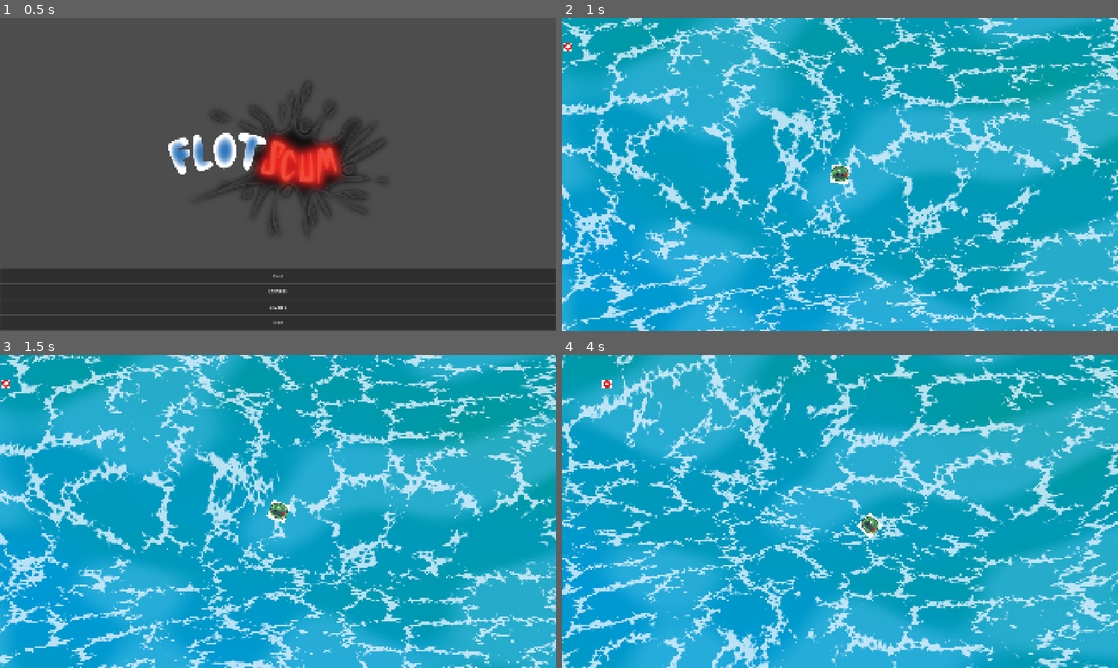
Above: before the commit, frames 1-4 (two rows, left to right).
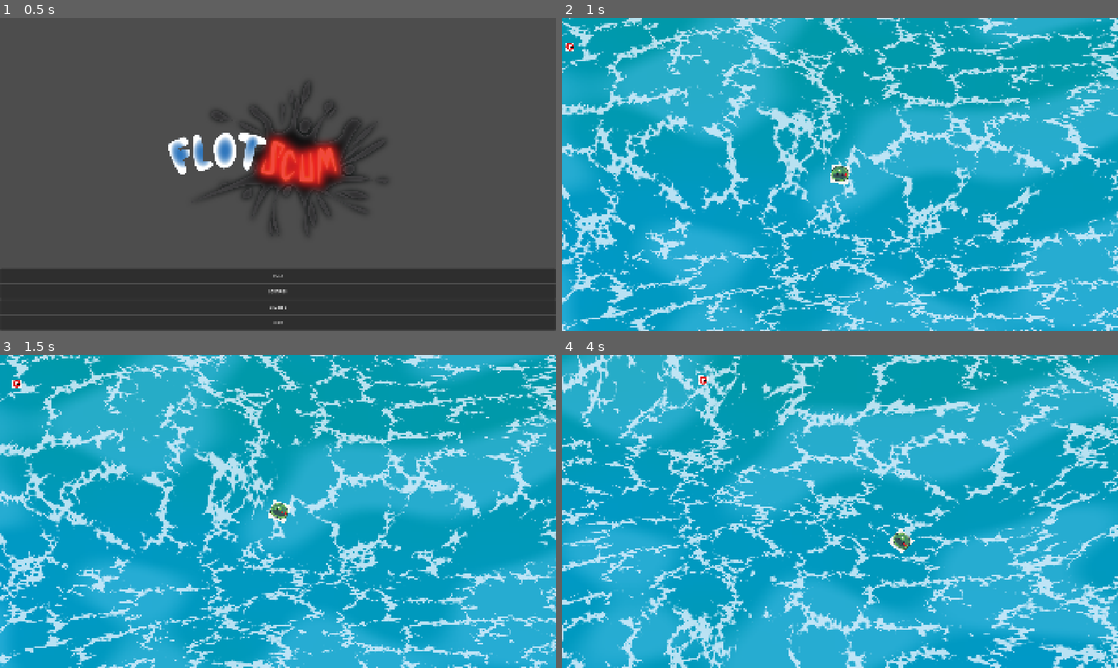
Above: after the commit, the same moments.

Repository: Of-Machines-and-Men/flotscum
Game: Godot game, scene res://scenes/levels/UI/main_menu.tscn
Same seed, same stepped clock (60 frames per second), same inputs: the game is played once before the commit and once after it.
Inputs (mouse positions are in pixels of both pictures, inside the frame that each line leads up to):
- Up to frame 1 (0.5 s): no input
- Up to frame 2 (1 s): click "PLAY" at 0.5 s
- Up to frame 3 (1.5 s): move the mouse to (400, 495) at 1.27 s; hold D (moveright) from 1.28 s (still down)
- Up to frame 4 (4 s): move the mouse to (728, 527) at 2.02 s; release D (moveright) at 2.03 s; hold S (movedown) 2.03-2.78 s; move the mouse to (895, 442) at 2.77 s; hold D (moveright) 2.78-3.53 s; move the mouse to (812, 574) at 3.52 s; hold W (moveup) from 3.53 s (still down)

Frame 1 is identical in both runs. In frame 2, less than 0.1% of the frame differs, in the area x 0-3%, y 8-11%; in frame 3, 11%; in frame 4, 55%, in the area x 0-100%, y 0-100%.

Commit message:
fix faction systems, regenerate resources

Diff:
--- a/project.godot
+++ b/project.godot
@@ -20,6 +20,7 @@
 
 OceanCurrentManager="*uid://bguiqbwwi2c5b"
 EntityAttachmentManager="*uid://cr8gvyh1janjf"
+FactionManager="*uid://dsbgyf8pd7nv3"
 
 [display]
 
--- a/scenes/entities/base/entity.gd
+++ b/scenes/entities/base/entity.gd
@@ -8,7 +8,7 @@
 @export var base_min_range: float = 0.0
 @export var base_max_range: float = 0.0
 
-@export var faction: Faction
+@export var faction: FactionManager.Faction = FactionManager.Faction.NEUTRAL
 @export var abilities: Array[Ability] = []
 @export var default_stance: Enums.Stance = Enums.Stance.PASSIVE
 @export var default_behaviour: Ability
@@ -37,6 +37,9 @@
 	gravity_scale = 0.0
 	if impact_zone:
 		impact_zone.body_entered.connect(_on_absorption_zone_overlap)
+	if perception_zone:
+		perception_zone.body_entered.connect(_on_perception_zone_entered)
+		perception_zone.body_exited.connect(_on_perception_zone_exited)
 
 func _physics_process(delta: float) -> void:
 	if is_attached:
@@ -67,9 +70,9 @@
 func _on_perception_zone_entered(perceived: Node) -> void:
 	if not perceived is Entity:
 		return
-	if perceived.faction in faction.predator_factions:
+	if FactionManager.is_predator(faction, perceived.faction):
 		_perceived_predators.append(perceived)
-	if perceived.faction in faction.prey_factions:
+	if FactionManager.is_prey(faction, perceived.faction):
 		_perceived_prey.append(perceived)
 	trigger_decision("perception_completed")
 
--- a/scenes/entities/collectible/Collectible.tscn
+++ b/scenes/entities/collectible/Collectible.tscn
@@ -1,7 +1,13 @@
 [gd_scene format=3 uid="uid://cbny8qdd0ylhb"]
 
 [ext_resource type="Script" uid="uid://cvoit73i6hn7e" path="res://scenes/entities/collectible/collectible.gd" id="1_xsriq"]
+[ext_resource type="Script" uid="uid://d12eyvoswutn1" path="res://scripts/gameplay/abilities/drift/drift_ability.gd" id="4_dlw0u"]
+
+[sub_resource type="Resource" id="Resource_y6370"]
+script = ExtResource("4_dlw0u")
+metadata/_custom_type_script = "uid://d12eyvoswutn1"
 
 [node name="Collectible" type="RigidBody2D" unique_id=107382803]
 script = ExtResource("1_xsriq")
+default_behaviour = SubResource("Resource_y6370")
 metadata/_custom_type_script = "uid://cdx4j041nqp46"
--- a/scenes/entities/collectible/structural/StructuralCollectible.tscn
+++ b/scenes/entities/collectible/structural/StructuralCollectible.tscn
@@ -2,6 +2,11 @@
 
 [ext_resource type="Script" uid="uid://bxenrbo7n42b5" path="res://scenes/entities/collectible/structural/structural_collectible.gd" id="1_3xq35"]
 [ext_resource type="Texture2D" uid="uid://dmy7v4d3g3w6a" path="res://assets/placeholders/collectible_good.png" id="2_um8dw"]
+[ext_resource type="Script" uid="uid://d12eyvoswutn1" path="res://scripts/gameplay/abilities/drift/drift_ability.gd" id="4_x1ypa"]
+
+[sub_resource type="Resource" id="Resource_24l6l"]
+script = ExtResource("4_x1ypa")
+metadata/_custom_type_script = "uid://d12eyvoswutn1"
 
 [sub_resource type="CircleShape2D" id="CircleShape2D_um8dw"]
 radius = 16.0
@@ -14,6 +19,7 @@
 entity_sprite = NodePath("Sprite2D")
 collider = NodePath("Collider")
 impact_zone = NodePath("ImpactZone")
+default_behaviour = SubResource("Resource_24l6l")
 metadata/_custom_type_script = "uid://cvoit73i6hn7e"
 
 [node name="Collider" type="CollisionShape2D" parent="." unique_id=1582658112]
--- a/scenes/entities/enemy/enemy.tscn
+++ b/scenes/entities/enemy/enemy.tscn
@@ -4,6 +4,7 @@
 
 [node name="Enemy" type="RigidBody2D" unique_id=1115726226]
 script = ExtResource("1_lw7nh")
+faction = 1
 absorber_priority = 1
 can_be_absorbed = false
 metadata/_custom_type_script = "uid://cdx4j041nqp46"
--- a/scenes/entities/enemy/rammer/rammer.tscn
+++ b/scenes/entities/enemy/rammer/rammer.tscn
@@ -7,12 +7,14 @@
 [ext_resource type="Script" uid="uid://dqfu66lggac2x" path="res://scripts/gameplay/abilities/ram/ram_ability.gd" id="4_xw88a"]
 [ext_resource type="Script" uid="uid://bjfgy0dqul657" path="res://scripts/gameplay/abilities/wander/wander_ability.gd" id="5_nasbk"]
 
-[sub_resource type="Resource" id="Resource_c0snj"]
+[sub_resource type="Resource" id="Resource_xw88a"]
 script = ExtResource("3_2m1kf")
+aggression = -1.0
 metadata/_custom_type_script = "uid://dyw2kaedstcm3"
 
-[sub_resource type="Resource" id="Resource_8nfyo"]
+[sub_resource type="Resource" id="Resource_nasbk"]
 script = ExtResource("4_xw88a")
+aggression = 1.0
 metadata/_custom_type_script = "uid://dqfu66lggac2x"
 
 [sub_resource type="Resource" id="Resource_vll25"]
@@ -23,7 +25,7 @@
 radius = 16.0
 
 [sub_resource type="CircleShape2D" id="CircleShape2D_k3n7j"]
-radius = 1024.0
+radius = 768.0
 
 [node name="Rammer" type="RigidBody2D" unique_id=2645434 node_paths=PackedStringArray("entity_sprite", "collider", "perception_zone")]
 script = ExtResource("1_k3n7j")
@@ -31,11 +33,11 @@
 collider = NodePath("CollisionShape2D")
 perception_zone = NodePath("PerceptionArea")
 base_max_range = 512.0
-abilities = Array[ExtResource("2_4ju6u")]([SubResource("Resource_c0snj"), SubResource("Resource_8nfyo")])
+faction = 1
+abilities = Array[ExtResource("2_4ju6u")]([SubResource("Resource_xw88a"), SubResource("Resource_nasbk")])
 default_stance = 0
 default_behaviour = SubResource("Resource_vll25")
-motor_force = 50.0
-motor_torque = 1000.0
+motor_torque = 500.0
 absorber_priority = 1
 can_be_absorbed = false
 metadata/_custom_type_script = "uid://b80r5gviyuvkm"
--- a/scenes/entities/player/player.tscn
+++ b/scenes/entities/player/player.tscn
@@ -20,7 +20,9 @@
 entity_sprite = NodePath("Sprite2D")
 collider = NodePath("CollisionShape2D")
 impact_zone = NodePath("ImpactZone")
+faction = 0
 default_behaviour = SubResource("Resource_nh4ur")
+motor_force = 250.0
 motor_torque = 500.0
 absorber_priority = 2
 can_be_absorbed = false
--- a/scenes/levels/game_world.tscn
+++ b/scenes/levels/game_world.tscn
@@ -61,16 +61,16 @@
 shader_parameter/current_b_speed = 0.10000000475
 shader_parameter/current_a_frequency = 0.2
 shader_parameter/current_b_frequency = 0.15
-shader_parameter/deep_parallax_multiplier = 0.2
+shader_parameter/deep_parallax_multiplier = 0.10000000475
 shader_parameter/time_scale = 0.05
 shader_parameter/deep_color_a = Color(0, 0.6, 1, 1)
 shader_parameter/deep_color_b = Color(0, 0.6, 0.5, 1)
-shader_parameter/wave_parallax_multiplier = 0.5
+shader_parameter/wave_parallax_multiplier = 0.50000002375
 shader_parameter/wave_scale = 1.0000000475
 shader_parameter/wave_strength = 0.5
 shader_parameter/wave_crest_color = Color(0.3, 0.75, 0.9, 1)
 shader_parameter/foam_parallax_multiplier = 1.0
-shader_parameter/foam_scale = 1.50000002375
+shader_parameter/foam_scale = 1.5
 shader_parameter/foam_noise_scale = 2.0
 shader_parameter/foam_threshold = 0.650000030875
 shader_parameter/foam_strength = 0.800000038
--- a/scripts/gameplay/abilities/drift/drift_ability.tres
+++ b/scripts/gameplay/abilities/drift/drift_ability.tres
@@ -1,8 +1,8 @@
-[gd_resource type="Resource" script_class="DriftAbility" format=3 uid="uid://bnakuscm2g67m"]
+[gd_resource type="Resource" script_class="DriftAbility" format=3 uid="uid://qa6tiuxvlpou"]
 
 [ext_resource type="Script" uid="uid://d12eyvoswutn1" path="res://scripts/gameplay/abilities/drift/drift_ability.gd" id="1_ogg2u"]
 
 [resource]
 resource_local_to_scene = true
 script = ExtResource("1_ogg2u")
-metadata/_custom_type_script = "uid://d3fo5tn0n6ld"
+metadata/_custom_type_script = "uid://d12eyvoswutn1"
--- a/scripts/gameplay/abilities/flee/flee_ability.tres
+++ b/scripts/gameplay/abilities/flee/flee_ability.tres
@@ -1,8 +1,9 @@
-[gd_resource type="Resource" script_class="DriftAbility" format=3 uid="uid://x2gqnlu4uxca"]
+[gd_resource type="Resource" script_class="FleeAbility" format=3 uid="uid://ccjh0dn2442ke"]
 
-[ext_resource type="Script" uid="uid://d12eyvoswutn1" path="res://scripts/gameplay/abilities/drift/drift_ability.gd" id="1_fpmqe"]
+[ext_resource type="Script" uid="uid://dyw2kaedstcm3" path="res://scripts/gameplay/abilities/flee/flee_ability.gd" id="1_fpmqe"]
 
 [resource]
+resource_local_to_scene = true
 script = ExtResource("1_fpmqe")
 aggression = -1.0
-metadata/_custom_type_script = "uid://d12eyvoswutn1"
+metadata/_custom_type_script = "uid://dyw2kaedstcm3"
--- a/scripts/gameplay/abilities/hold_distance/hold_distance_ability.tres
+++ b/scripts/gameplay/abilities/hold_distance/hold_distance_ability.tres
@@ -6,4 +6,4 @@
 resource_local_to_scene = true
 script = ExtResource("1_53713")
 aggression = 1.0
-metadata/_custom_type_script = "uid://d3fo5tn0n6ld"
+metadata/_custom_type_script = "uid://d0jn3alem50cn"
--- a/scripts/gameplay/abilities/orbit/orbit_ability.tres
+++ b/scripts/gameplay/abilities/orbit/orbit_ability.tres
@@ -6,4 +6,4 @@
 resource_local_to_scene = true
 script = ExtResource("1_s4yfn")
 aggression = 1.0
-metadata/_custom_type_script = "uid://d3fo5tn0n6ld"
+metadata/_custom_type_script = "uid://dlk0ayfkgc8tb"
--- a/scripts/gameplay/abilities/ram/ram_ability.gd
+++ b/scripts/gameplay/abilities/ram/ram_ability.gd
@@ -17,7 +17,7 @@
 		_ram_engaged = false
 		caller.turn_towards(direction)
 		caller.engage_engine(caller.motor_force)
-	elif not caller.is_facing(direction, 0.1) and not _ram_engaged:
+	elif not caller.is_facing(direction, 0.5) and not _ram_engaged:
 		caller.turn_towards(direction)
 	else:
 		caller.engage_engine(caller.motor_force * ram_speed_multiplier)
--- a/scripts/gameplay/abilities/ram/ram_ability.tres
+++ b/scripts/gameplay/abilities/ram/ram_ability.tres
@@ -6,4 +6,4 @@
 resource_local_to_scene = true
 script = ExtResource("1_ae2ky")
 aggression = 1.0
-metadata/_custom_type_script = "uid://d3fo5tn0n6ld"
+metadata/_custom_type_script = "uid://dqfu66lggac2x"
--- a/scripts/gameplay/abilities/wander/wander_ability.tres
+++ b/scripts/gameplay/abilities/wander/wander_ability.tres
@@ -1,8 +1,8 @@
-[gd_resource type="Resource" format=3 uid="uid://0sw4ad3bboec"]
+[gd_resource type="Resource" script_class="WanderAbility" format=3 uid="uid://bq2putlufqkaa"]
 
 [ext_resource type="Script" uid="uid://bjfgy0dqul657" path="res://scripts/gameplay/abilities/wander/wander_ability.gd" id="1_5lgcq"]
 
 [resource]
 resource_local_to_scene = true
 script = ExtResource("1_5lgcq")
-metadata/_custom_type_script = "uid://d3fo5tn0n6ld"
+metadata/_custom_type_script = "uid://bjfgy0dqul657"
--- a/scripts/gameplay/factions/enemy_faction.tres
+++ /dev/null
@@ -1,11 +0,0 @@
-[gd_resource type="Resource" script_class="Faction" format=3 uid="uid://m0gquprvac3y"]
-
-[ext_resource type="Script" uid="uid://c1evpusbutkql" path="res://scripts/gameplay/factions/faction.gd" id="1_n1bbg"]
-[ext_resource type="Resource" uid="uid://dskv7m6iblw4d" path="res://scripts/gameplay/factions/player_faction.tres" id="2_pmo8e"]
-
-[resource]
-script = ExtResource("1_n1bbg")
-faction_name = "enemy"
-predator_factions = Array[ExtResource("1_n1bbg")]([ExtResource("2_pmo8e")])
-prey_factions = Array[ExtResource("1_n1bbg")]([ExtResource("2_pmo8e")])
-metadata/_custom_type_script = "uid://c1evpusbutkql"
--- a/scripts/gameplay/factions/faction.gd
+++ /dev/null
@@ -1,6 +0,0 @@
-class_name Faction
-extends Resource
-
-@export var faction_name: String = ""
-@export var predator_factions: Array[Faction] = []
-@export var prey_factions: Array[Faction] = []
--- a/scripts/gameplay/factions/neutral_faction.tres
+++ /dev/null
@@ -1,11 +0,0 @@
-[gd_resource type="Resource" script_class="Faction" format=3 uid="uid://snpp4qgjueqg"]
-
-[ext_resource type="Script" uid="uid://c1evpusbutkql" path="res://scripts/gameplay/factions/faction.gd" id="1_emdb4"]
-[ext_resource type="Resource" uid="uid://dskv7m6iblw4d" path="res://scripts/gameplay/factions/player_faction.tres" id="2_uhpf5"]
-[ext_resource type="Resource" uid="uid://m0gquprvac3y" path="res://scripts/gameplay/factions/enemy_faction.tres" id="3_2grba"]
-
-[resource]
-script = ExtResource("1_emdb4")
-faction_name = "neutral"
-predator_factions = Array[ExtResource("1_emdb4")]([ExtResource("2_uhpf5"), ExtResource("3_2grba")])
-metadata/_custom_type_script = "uid://c1evpusbutkql"
--- a/scripts/gameplay/factions/player_faction.tres
+++ /dev/null
@@ -1,11 +0,0 @@
-[gd_resource type="Resource" script_class="Faction" format=3 uid="uid://dskv7m6iblw4d"]
-
-[ext_resource type="Script" uid="uid://c1evpusbutkql" path="res://scripts/gameplay/factions/faction.gd" id="1_se77d"]
-[ext_resource type="Resource" uid="uid://m0gquprvac3y" path="res://scripts/gameplay/factions/enemy_faction.tres" id="2_gg8xg"]
-
-[resource]
-script = ExtResource("1_se77d")
-faction_name = "player"
-predator_factions = Array[ExtResource("1_se77d")]([ExtResource("2_gg8xg")])
-prey_factions = Array[ExtResource("1_se77d")]([ExtResource("2_gg8xg")])
-metadata/_custom_type_script = "uid://c1evpusbutkql"
--- /dev/null
+++ b/scripts/managers/faction_manager.gd
@@ -0,0 +1,24 @@
+extends Node
+
+enum Faction { PLAYER, ENEMY, NEUTRAL }
+
+const RELATIONSHIPS = {
+	Faction.PLAYER: {
+		"predators": [Faction.ENEMY],
+		"prey": [Faction.ENEMY, Faction.NEUTRAL]
+	},
+	Faction.ENEMY: {
+		"predators": [Faction.PLAYER],
+		"prey": [Faction.PLAYER]
+	},
+	Faction.NEUTRAL: {
+		"predators": [Faction.PLAYER],
+		"prey": []
+	}
+}
+
+func is_predator(caller_faction: Faction, target_faction: Faction) -> bool:
+	return target_faction in RELATIONSHIPS[caller_faction]["predators"]
+
+func is_prey(caller_faction: Faction, target_faction: Faction) -> bool:
+	return target_faction in RELATIONSHIPS[caller_faction]["prey"]
--- a/shaders/ocean.gdshader
+++ b/shaders/ocean.gdshader
@@ -20,7 +20,7 @@
 uniform float current_b_frequency : hint_range(0.0, 2.0) = 0.15;
 
 // Deep water
-uniform float deep_parallax_multiplier : hint_range(0.0, 1.0) = 0.2;
+uniform float deep_parallax_multiplier : hint_range(0.0, 1.0) = 0.1;
 uniform float time_scale : hint_range(0.0, 1.0) = 0.05;
 uniform vec4 deep_color_a : source_color = vec4(0.0, 0.6, 1.0, 1.0);
 uniform vec4 deep_color_b : source_color = vec4(0.0, 0.6, 0.5, 1.0);
Binary file changed: assets/placeholders/collectible_bad.png
Binary file changed: assets/placeholders/collectible_good.png
Not shown: 1 places in scripts/gameplay/abilities/hold_distance/hold_distance_ability.tres that only renumber resources
Not shown: 1 places in scripts/gameplay/abilities/orbit/orbit_ability.tres that only renumber resources
Not shown: 1 places in scripts/gameplay/abilities/ram/ram_ability.tres that only renumber resources
Not shown, removed: scripts/gameplay/factions/faction.gd.uid
Not shown, added: scripts/managers/faction_manager.gd.uid
